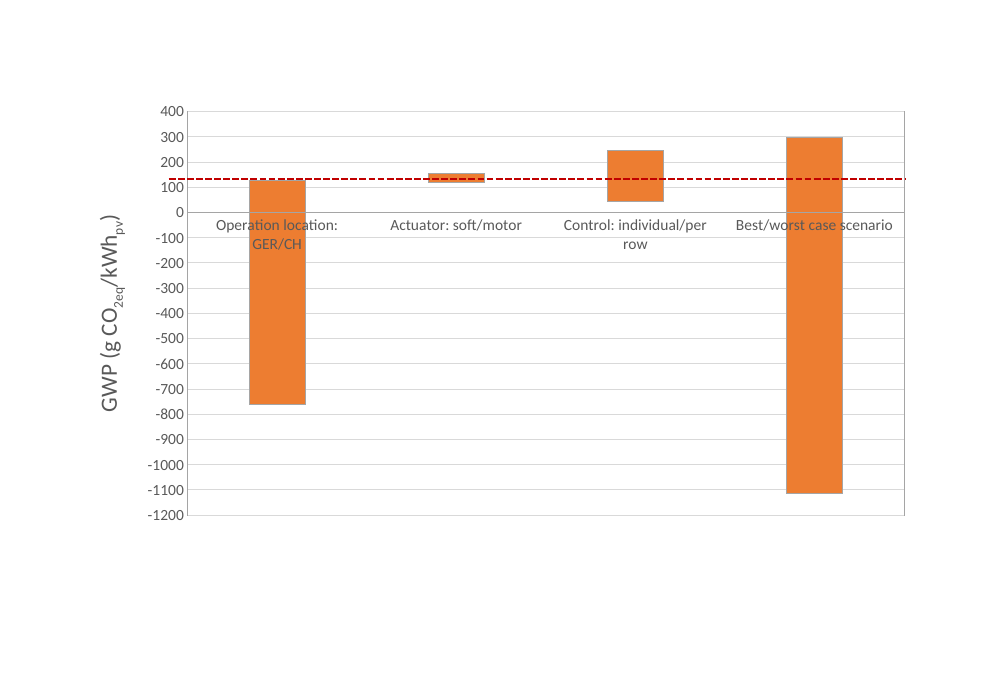
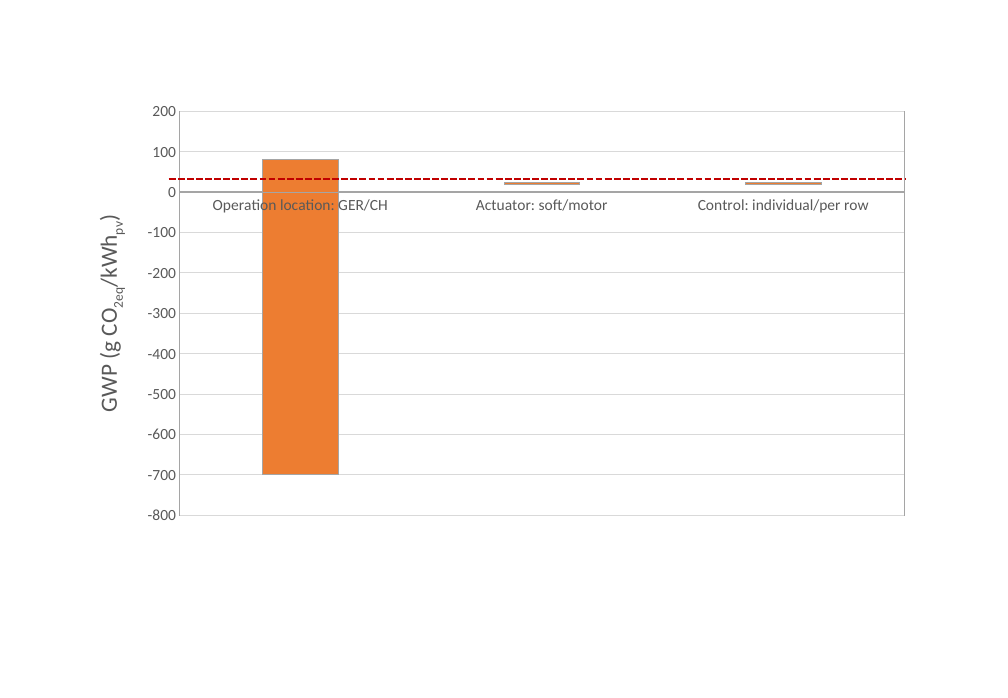
Before and after one commit to architecture-building-systems/LCA_Paper, a slide deck: slide 19 of elsarticle/Images/Thesis charts.pptx. Drawn at 1008x698 pixels with LibreOffice and Linux fonts; fonts in the diff are those of the drawing. Boxes give left, top, right and bottom in pixels: in the first picture for what was removed or moved away, otherwise in the second. Text is boxed around its words. In the diff, an @@ line names an element or a change of style, - is before the commit and + after.

```diff
--- a/elsarticle/Images/Thesis charts.pptx
+++ b/elsarticle/Images/Thesis charts.pptx
@@ column stacked chart at [74,94,921,533] @@
-categories: Operation location: GER/CH, Actuator: soft/motor, Control: individual/per row, Best/worst case scenario
+categories: Operation location: GER/CH, Actuator: soft/motor, Control: individual/per row
-Series 1: -760, 120, 40, -1120
+Series 1: -700, 20, 20
-Series 2: 130, 30, 210, 300
+Series 2: 80, 0, 0
```
Also in this commit, not shown: 1 other file.
